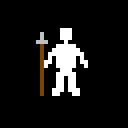
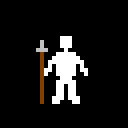
Before/after of a 128×128 layered artwork. What changed in the layer stack:
painted on "Background" over [36, 28, 88, 104]
